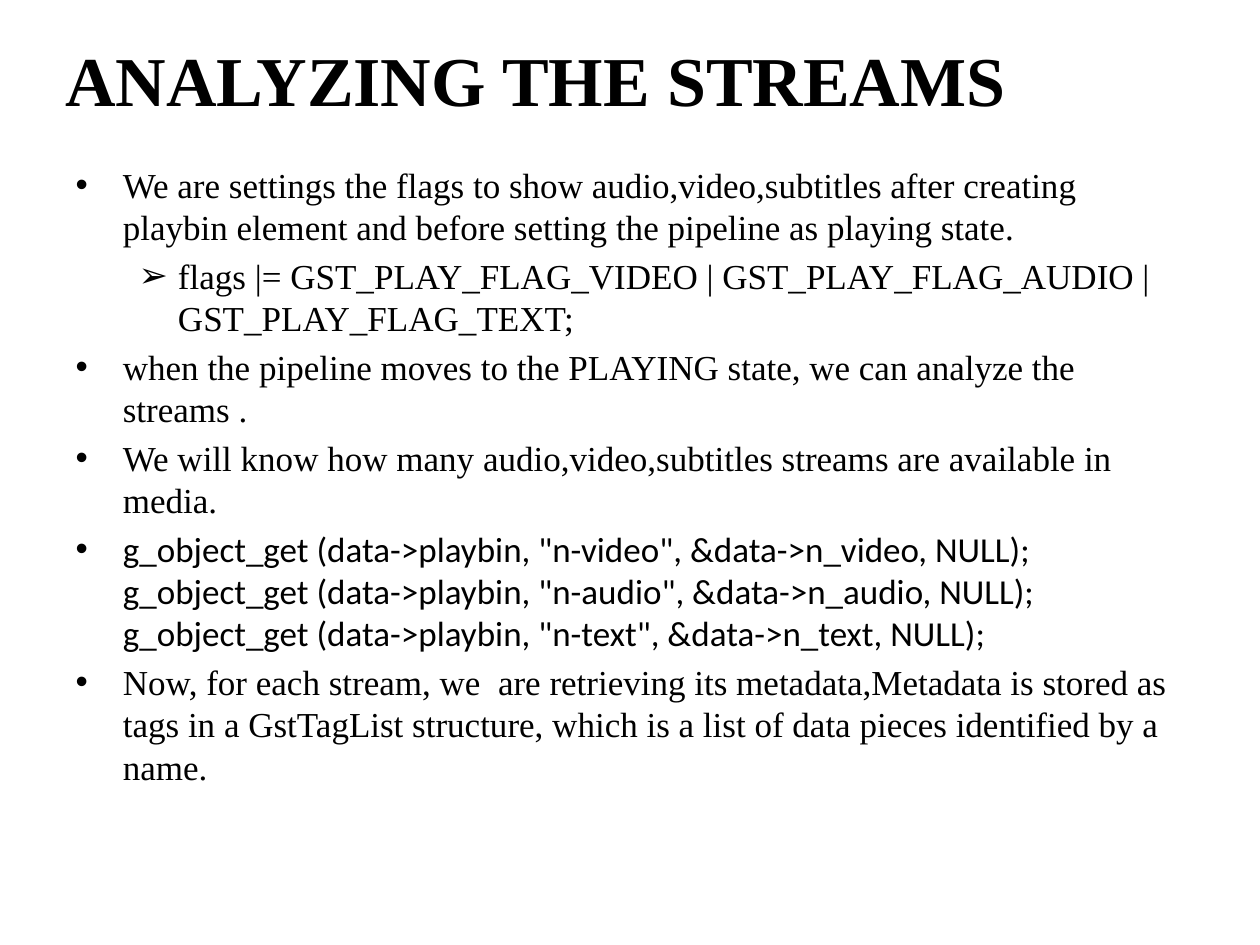
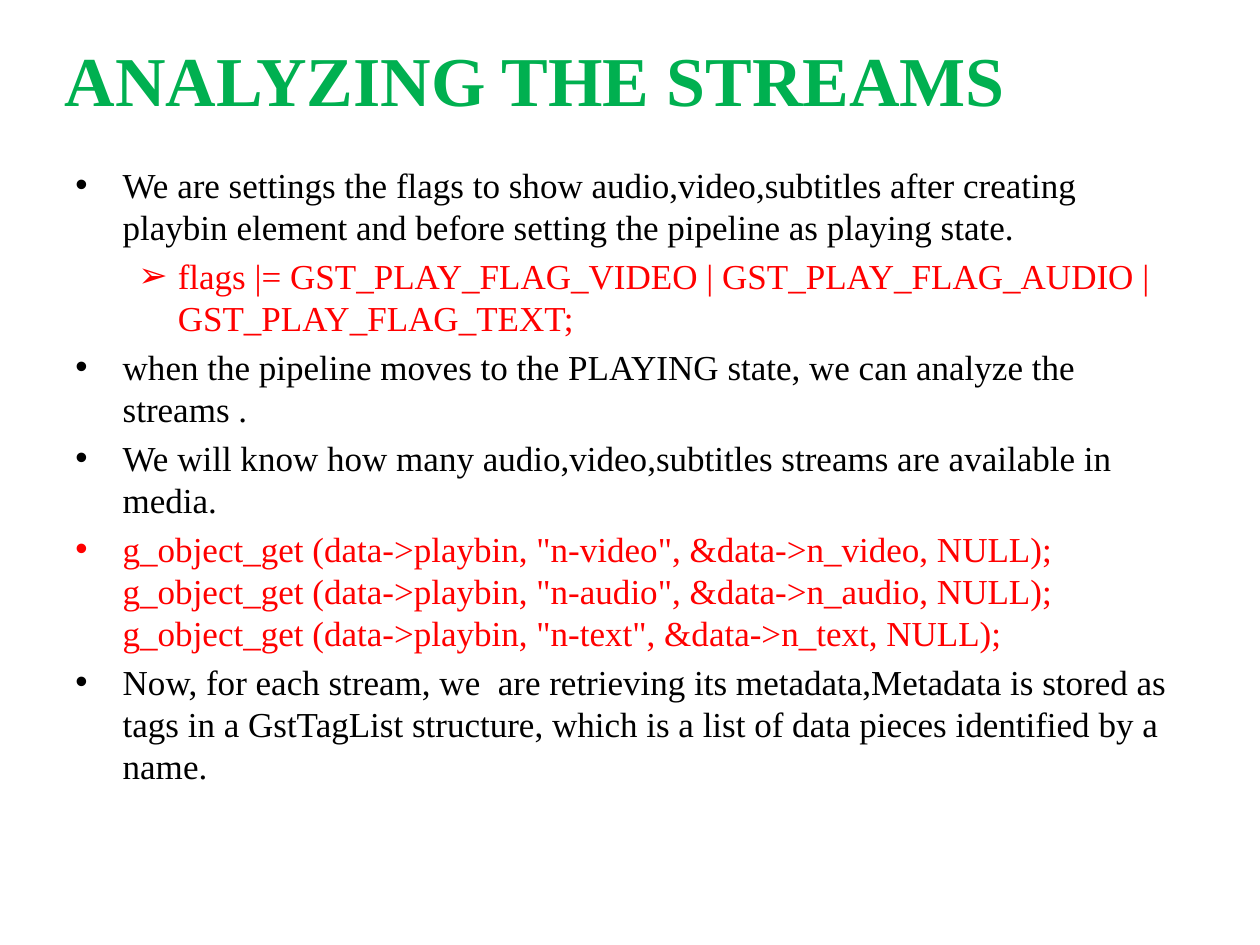
Before and after one commit to shashikala-katthi/TSHtraining, a slide deck: slide 14 of Video/Docs/Gstreamer.pptx (slide 8 before the commit). Drawn at 1260x945 pixels with LibreOffice and Linux fonts; fonts in the diff are those of the drawing. Boxes give left, top, right and bottom in pixels: in the first picture for what was removed or moved away, otherwise in the second. Text is boxed around its words. In the diff, an @@ line names an element or a change of style, - is before the commit and + after.

```diff
--- a/Video/Docs/Gstreamer.pptx
+++ b/Video/Docs/Gstreamer.pptx
@@ text "ANALYZING THE STREAMS" at (65,59,1005,107): text colour #000000 to #00B050 @@
@@ text "We are settings the flags ..." at (123,173,1166,780): text colour #000000 to #FF0000 in "flags |= GST_PLAY_FLAG_VIDEO | GST_PLAY_FLAG_AUDIO | GST_PLA ...", "g_object_get (data->playbin, "n-video", &data->n_video, NULL ..."; font Calibri to Times New Roman in "g_object_get (data->playbin, "n-video", &data->n_video, NULL ..."; indent changed @@
```
Also in this commit, not shown: 19 other slides changed, 7 slides added.
